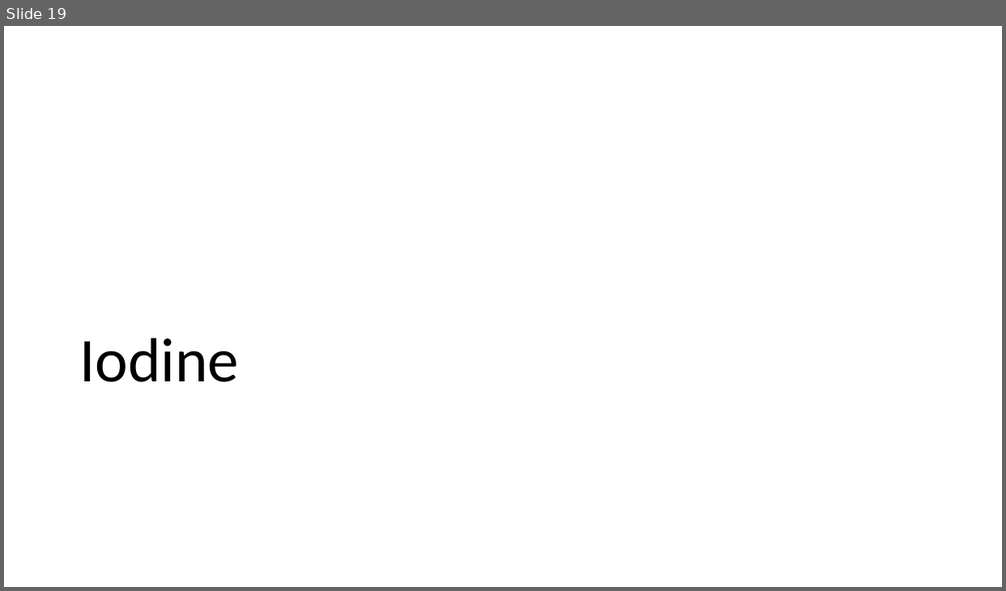
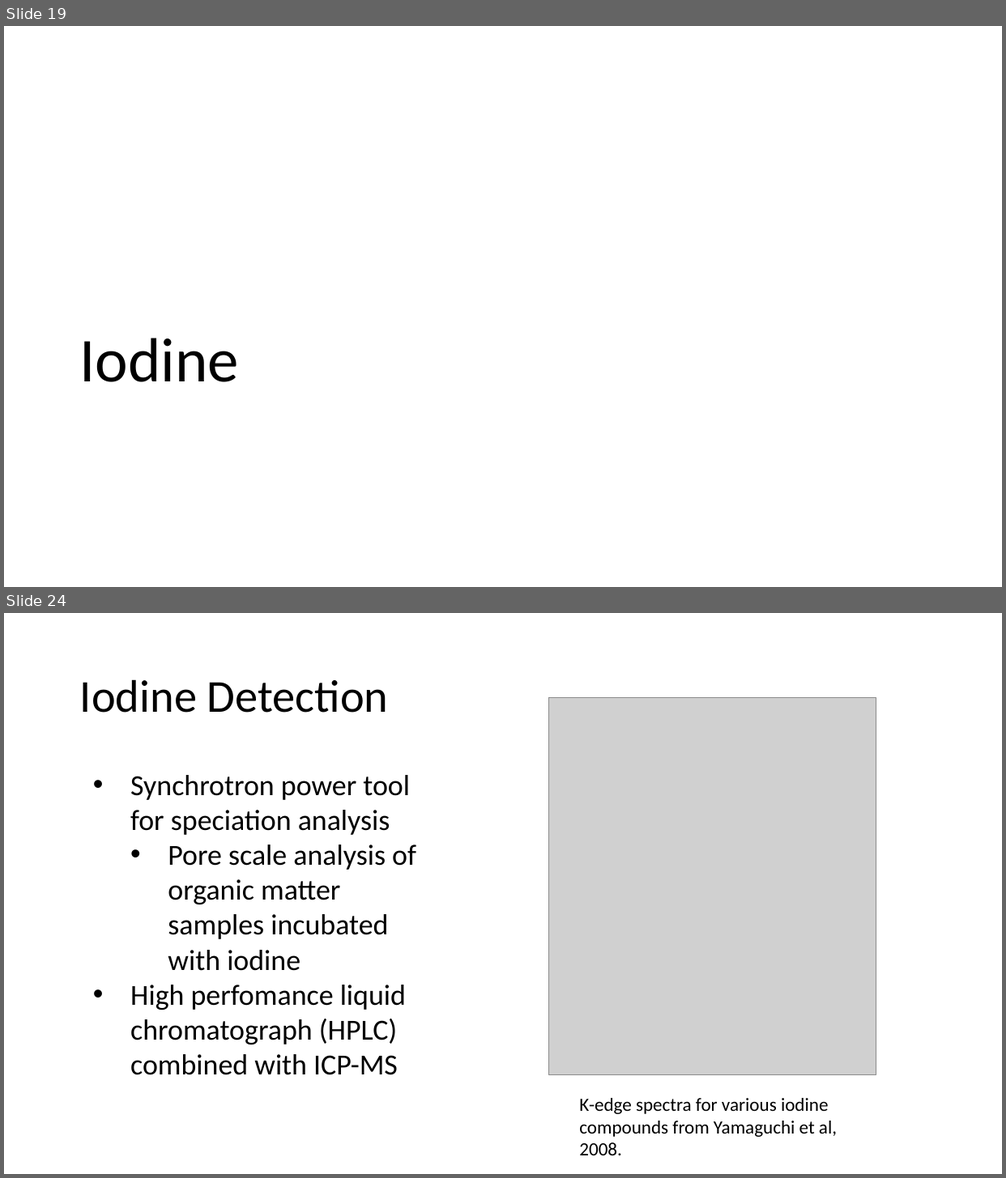
Before and after one commit to machen/Thesis-Proposal, a slide deck: Presentation.pptx. Shown one above the other, each under a label of ours: slide 19 before the commit, slides 19 and 24 after it; the slides between them are not shown. The pictures are 1006x591 and 1006x1178 pixels, drawn with LibreOffice and Linux fonts; fonts in the diff are those of the drawing; grey boxes stand for pictures. Boxes give left, top, right and bottom in pixels: in the first picture for what was removed or moved away, otherwise in the second. Text is boxed around its words. In the diff, an @@ line names an element or a change of style, - is before the commit and + after.

```diff
--- a/Presentation.pptx
+++ b/Presentation.pptx
@@ slide 24 added at <box>4,613,1002,1174</box>, background #FFFFFF @@
@@ title added at <box>80,679,389,713</box>, 44 pt, text #000000 @@
+Iodine Detection
@@ picture added at <box>549,697,876,1076</box> @@
@@ text added at <box>130,775,416,1076</box>, 28 pt, text #000000 @@
+• Synchrotron power tool for speciation analysis
+  • Pore scale analysis of organic matter samples incubated with iodine
+• High perfomance liquid chromatograph (HPLC) combined with ICP-MS
@@ text added at <box>579,1098,837,1156</box>, 18 pt, text #000000 @@
+K-edge spectra for various iodine compounds from Yamaguchi et al, 2008.
```
Also in this commit, not shown: 10 slides changed, 10 other slides added, 5 slides removed, 10 other files.
